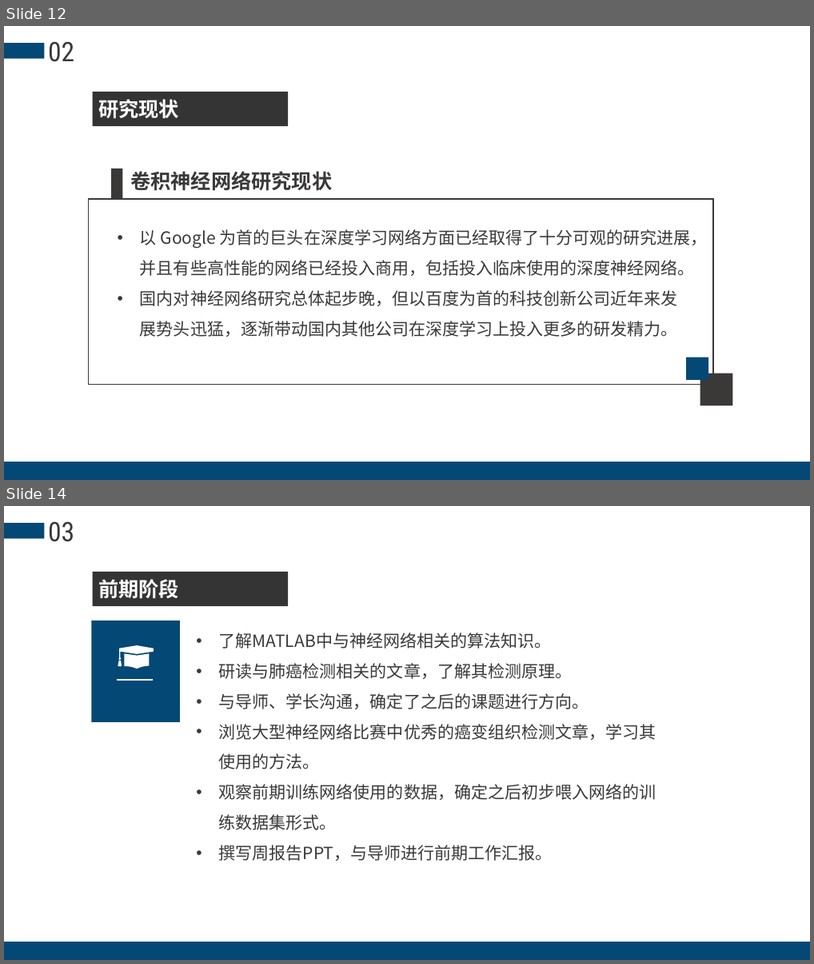
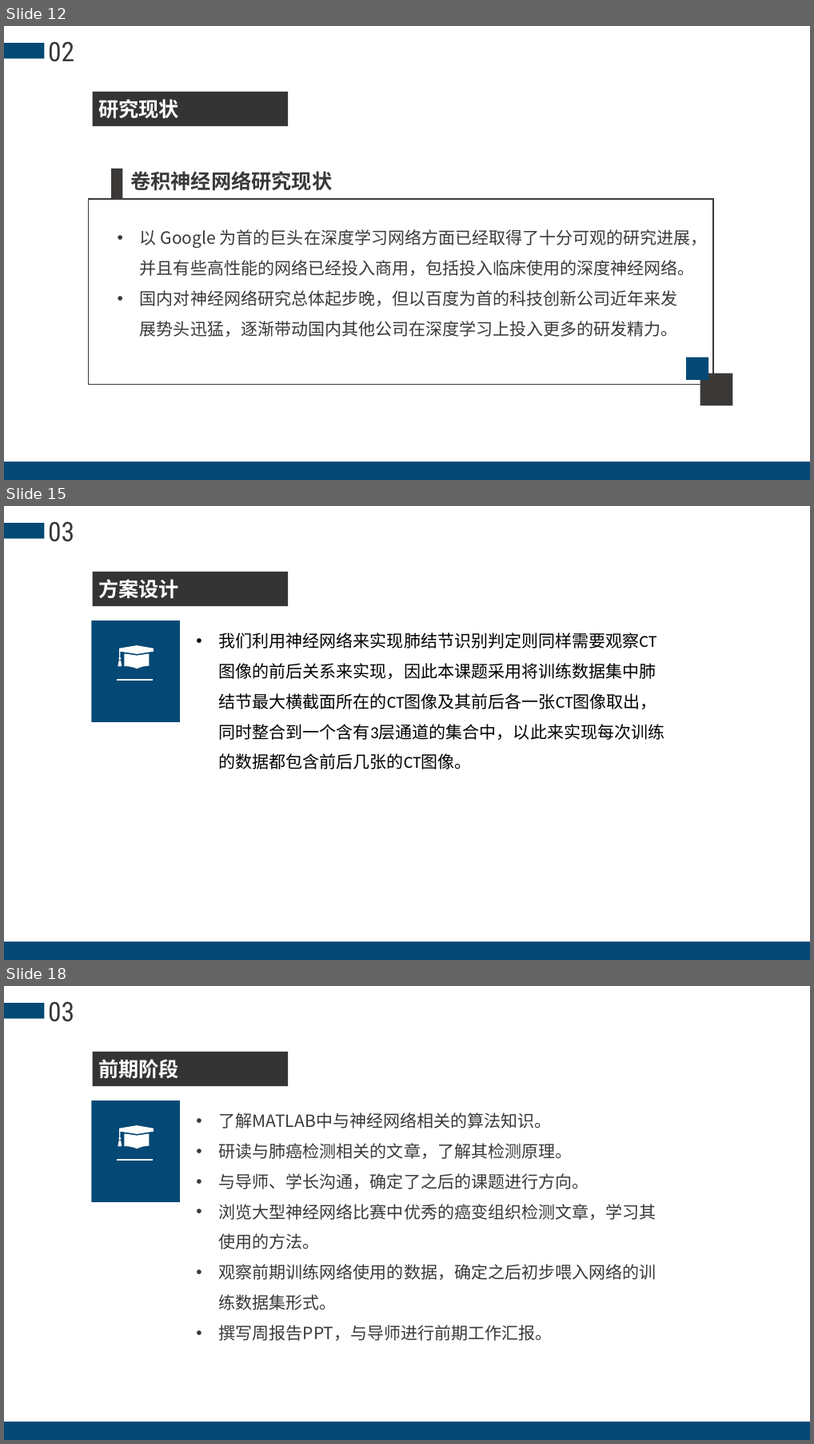
Before and after one commit to Andrew-Men/AdvResearch, a slide deck: 结题报告/高级科研实训结题答辩PPT.pptx. Shown one above the other, each under a label of ours: slides 12 and 14 before the commit, slides 12, 15 and 18 after it; the slides between them are not shown. The pictures are 814x964 and 814x1444 pixels, drawn with LibreOffice and Linux fonts; fonts in the diff are those of the drawing; background and template pictures are left out. Boxes give left, top, right and bottom in pixels: in the first picture for what was removed or moved away, otherwise in the second. Text is boxed around its words. In the diff, an @@ line names an element or a change of style, - is before the commit and + after.

```diff
--- a/结题报告/高级科研实训结题答辩PPT.pptx
+++ b/结题报告/高级科研实训结题答辩PPT.pptx
@@ slide 15 added at bbox=[4, 506, 810, 960], background picture (left out) @@
@@ rectangle added at bbox=[4, 523, 45, 539], fill #044875 @@
@@ text added at bbox=[48, 522, 74, 542], 32 pt, text #3B3838 @@
+03
@@ rectangle added at bbox=[92, 572, 288, 606], fill #343434 @@
@@ text added at bbox=[98, 579, 179, 599], 24 pt, text #FFFFFF, bold @@
+方案设计
@@ rectangle added at bbox=[92, 620, 180, 722], fill #044875 @@
@@ freeform shape added at bbox=[118, 645, 154, 668], fill #FFFFFF @@
@@ text added at bbox=[219, 632, 666, 769], 20 pt, text #000000 @@
+• 我们利用神经网络来实现肺结节识别判定则同样需要观察CT图像的前后关系来实现，因此本课题采用将训练数据集中肺结节最大横截面所在的CT图像及其前后各一张CT图像取出，同时整合到一个含有3层通道的集合中，以此来实现每次训练的数据都包含前后几张的CT图像。
@@ line added from (117, 680) to (154, 680), #FFFFFF 1.5 pt @@
@@ rectangle added at bbox=[4, 941, 810, 960], fill #044875 @@
@@ what was slide 14 is now slide 18 @@
```
Also in this commit, not shown: 6 slides changed, 7 other slides added, 2 other files.
